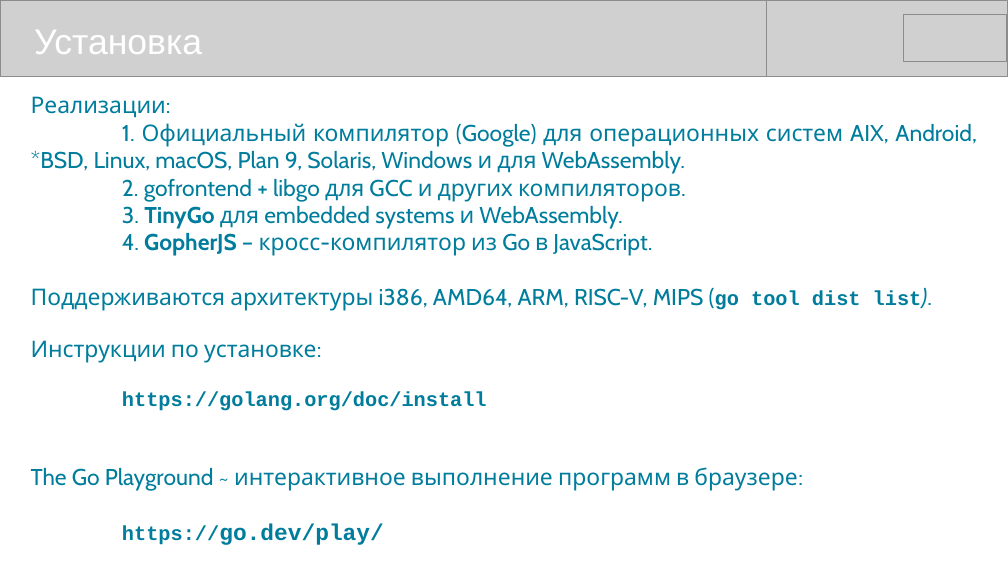
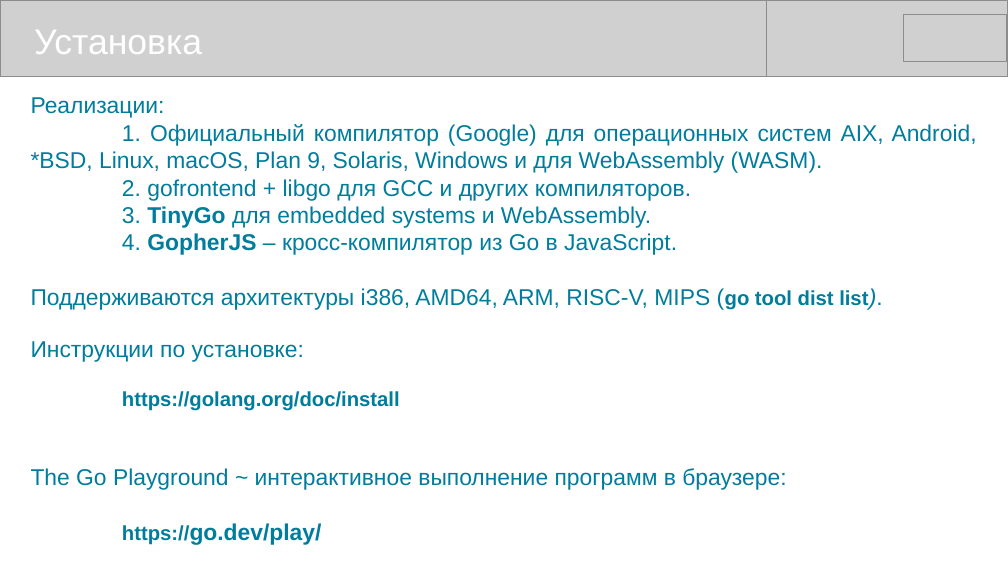
Before and after one commit to mike-shock/Go_language, a slide deck: slide 7 of Go_Intro.odp. Drawn at 1008x567 pixels with LibreOffice and Linux fonts; fonts in the diff are those of the drawing; grey boxes stand for pictures. Boxes give left, top, right and bottom in pixels: in the first picture for what was removed or moved away, otherwise in the second. Text is boxed around its words. In the diff, an @@ line names an element or a change of style, - is before the commit and + after.

```diff
--- a/Go_Intro.odp
+++ b/Go_Intro.odp
@@ text at (31, 97, 868, 545): font Cabin to Arial in "Реализации:", "2. gofrontend + libgo для GCC и ...", "3. TinyGo для embedded systems и WebAssembly.", "4. GopherJS – кросс-компилятор из Go в ..." and 3 more places; font Courier New to Arial in "(go tool dist list).", "https://golang.org/doc/install", "https://go.dev/play/" @@
@@ text at (31, 124, 977, 173): text changed; font Cabin to Arial @@
-1. Официальный компилятор (Google) для операционных систем AIX, Android, *BSD, Linux, macOS, Plan 9, Solaris, Windows и для WebAssembly.
+1. Официальный компилятор (Google) для операционных систем AIX, Android, *BSD, Linux, macOS, Plan 9, Solaris, Windows и для WebAssembly (WASM).
```
Also in this commit, not shown: 12 other slides changed, 2 slides added, 2 slides removed.
